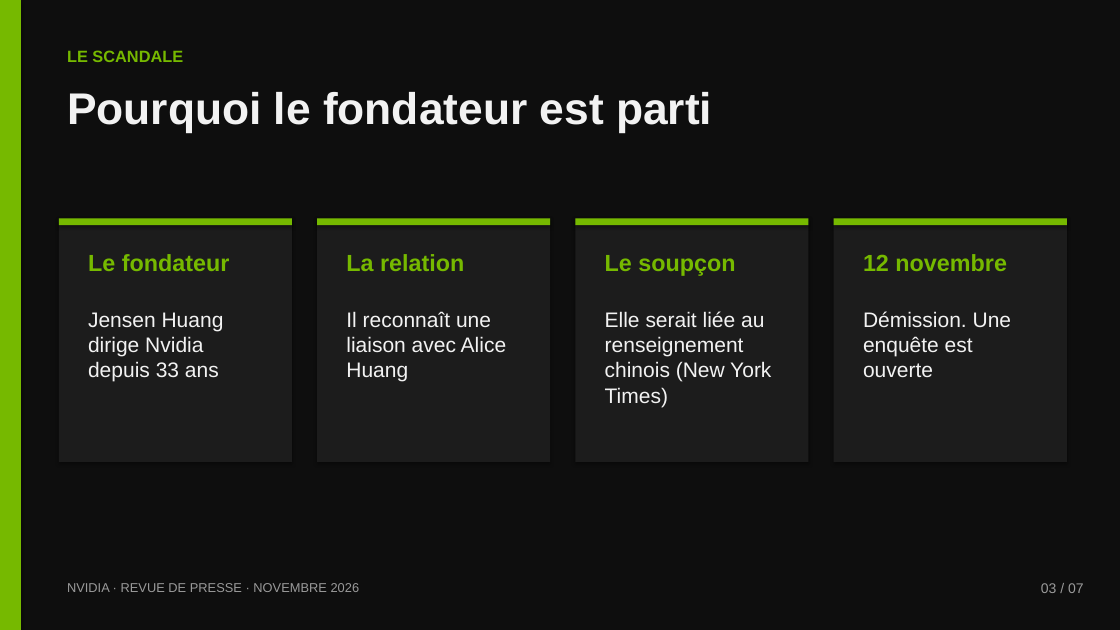
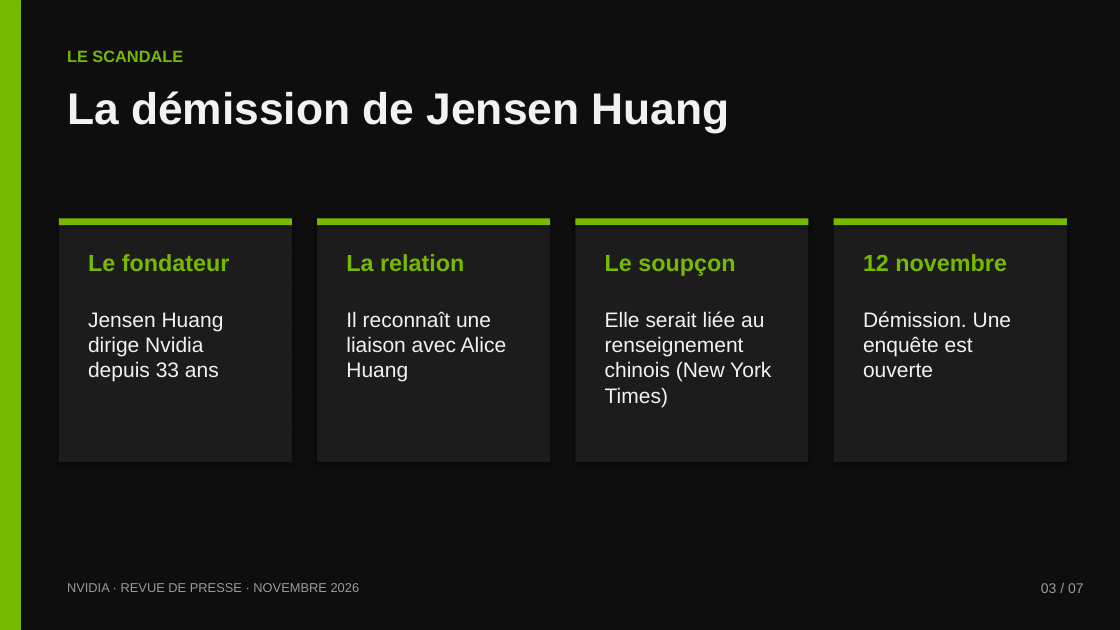
Before and after one commit to dehamnaadam-hue/Encole, a slide deck: slide 3 of nvidia/Nvidia-revue-de-presse.pptx. Drawn at 1120x630 pixels with LibreOffice and Linux fonts; fonts in the diff are those of the drawing. Boxes give left, top, right and bottom in pixels: in the first picture for what was removed or moved away, otherwise in the second. Text is boxed around its words. In the diff, an @@ line names an element or a change of style, - is before the commit and + after.

```diff
--- a/nvidia/Nvidia-revue-de-presse.pptx
+++ b/nvidia/Nvidia-revue-de-presse.pptx
@@ text at [67, 91, 730, 132]: text changed @@
-Pourquoi le fondateur est parti
+La démission de Jensen Huang
```
Also in this commit, not shown: 6 other slides changed, 1 other file.
